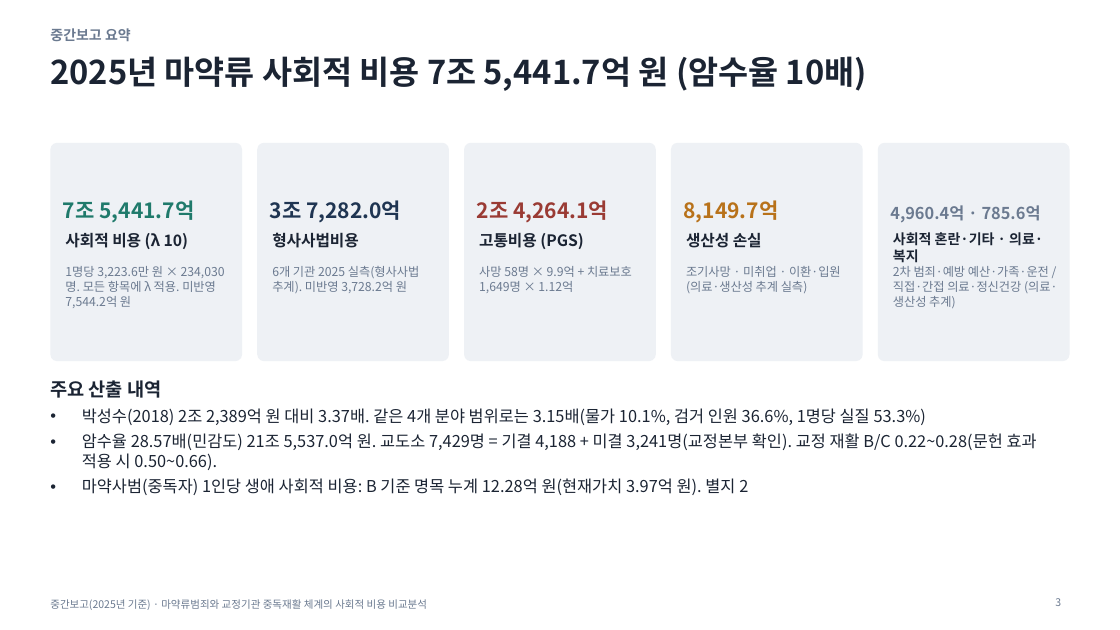
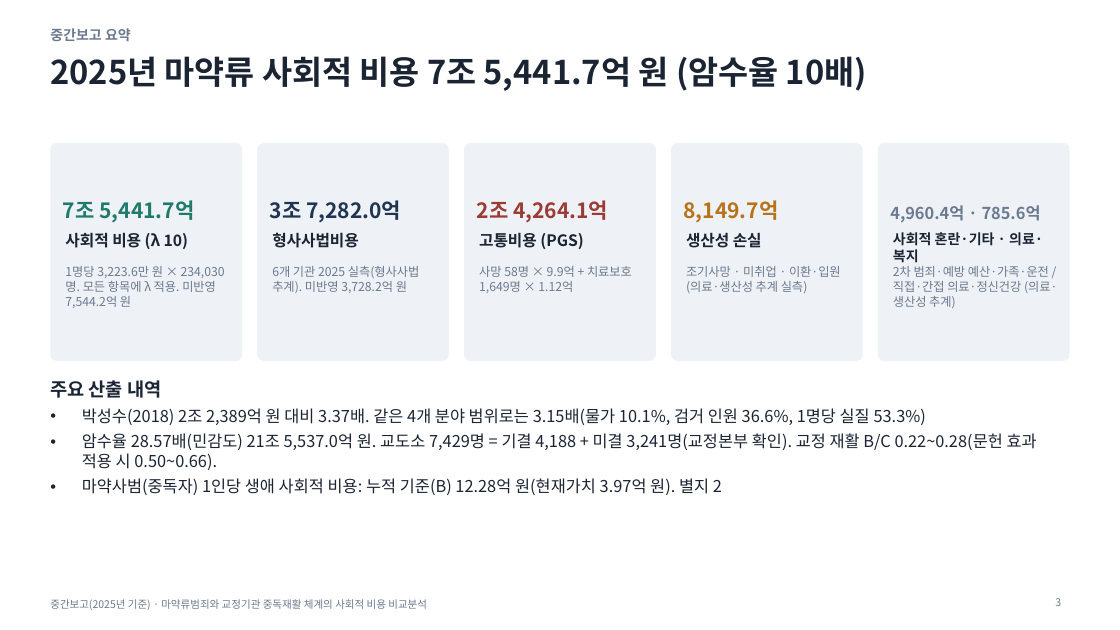
Before and after one commit to adminmrobo/drug-crime-social-cost, a slide deck: slide 3 of deliverables/2026-11-16_보고용/중간보고_마약류사회적비용_2025기준_보고용.pptx. Drawn at 1120x630 pixels with LibreOffice and Linux fonts; fonts in the diff are those of the drawing. Boxes give left, top, right and bottom in pixels: in the first picture for what was removed or moved away, otherwise in the second. Text is boxed around its words. In the diff, an @@ line names an element or a change of style, - is before the commit and + after.

Commit message:
생애비용 표기를 누적 기준(B)으로 통일

```diff
--- a/deliverables/2026-11-16_보고용/중간보고_마약류사회적비용_2025기준_보고용.pptx
+++ b/deliverables/2026-11-16_보고용/중간보고_마약류사회적비용_2025기준_보고용.pptx
@@ text at (82,478,722,495): text changed @@
-• 마약사범(중독자) 1인당 생애 사회적 비용: B 기준 명목 누계 12.28억 원(현재가치 3.97억 원). 별지 2
+• 마약사범(중독자) 1인당 생애 사회적 비용: 누적 기준(B) 12.28억 원(현재가치 3.97억 원). 별지 2
```
Also in this commit, not shown: 1 other slide changed, 19 other files.
